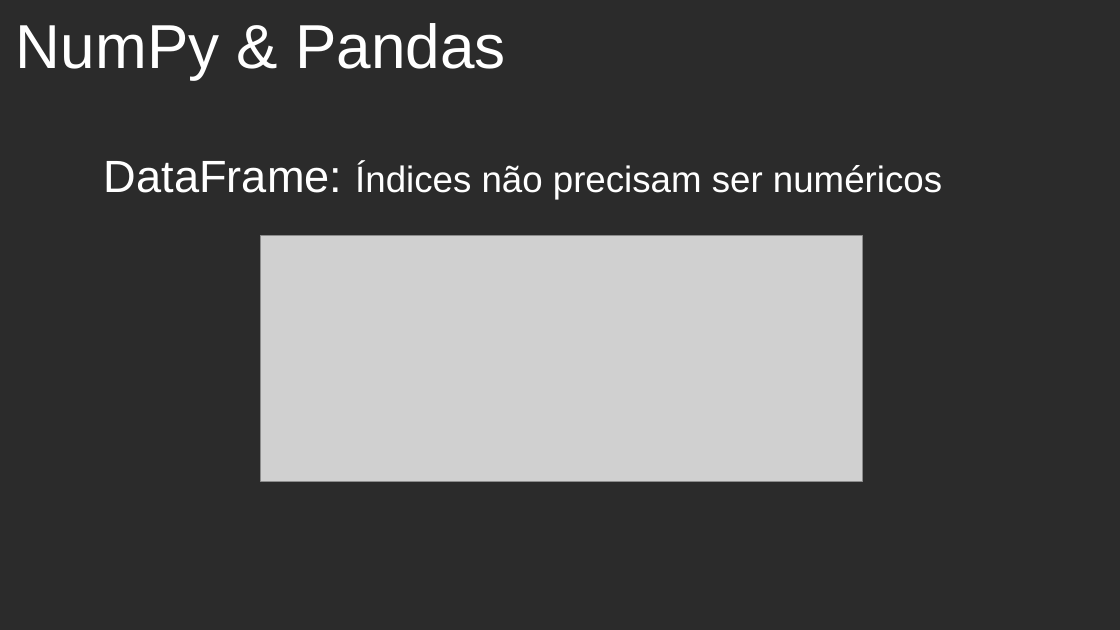
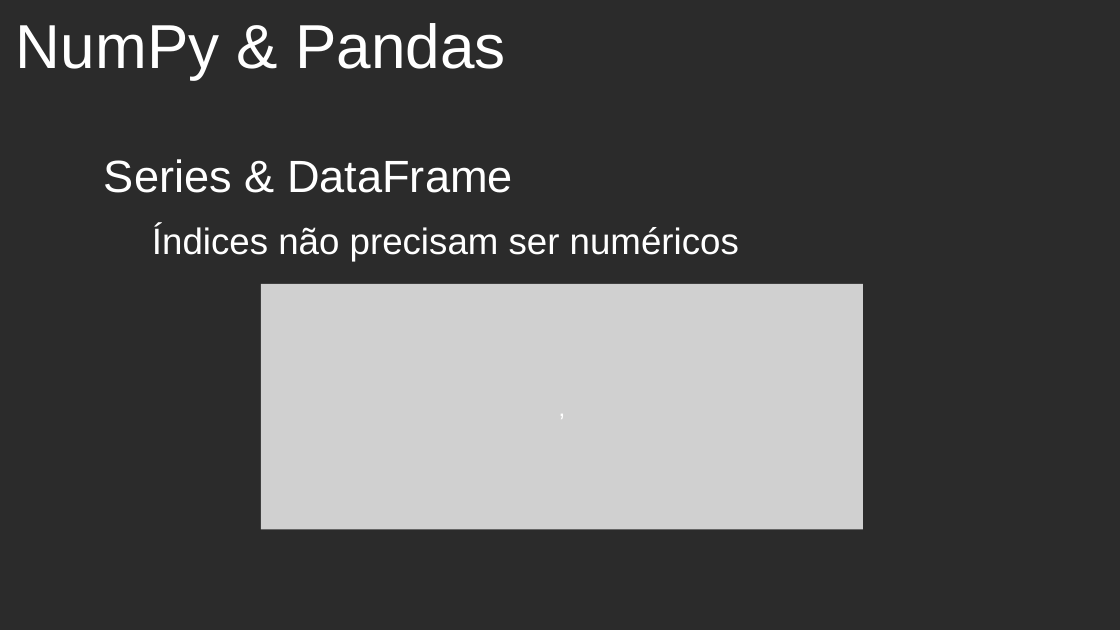
Before and after one commit to jalexandretoledo/numpy_pandas, a slide deck: slide 14 of aula_2/aula_2.odp (slide 11 before the commit). Drawn at 1120x630 pixels with LibreOffice and Linux fonts; fonts in the diff are those of the drawing; grey boxes stand for pictures; background and template pictures are left out; a plain dark background stands for a picture behind light text. Boxes give left, top, right and bottom in pixels: in the first picture for what was removed or moved away, otherwise in the second. Text is boxed around its words. In the diff, an @@ line names an element or a change of style, - is before the commit and + after.

```diff
--- a/aula_2/aula_2.odp
+++ b/aula_2/aula_2.odp
@@ text at (104,159,739,261): text changed @@
-DataFrame: Índices não precisam ser numéricos
+Series & DataFrame
+  Índices não precisam ser numéricos
@@ text in picture at (261,284,864,530): text added @@
+‚
@@ picture "‚": place and size @@
-picture "‚" at (261,236,864,482)
+picture "‚" at (261,284,864,530)
```
Also in this commit, not shown: 3 other slides changed, 2 slides added, 1 other file.
